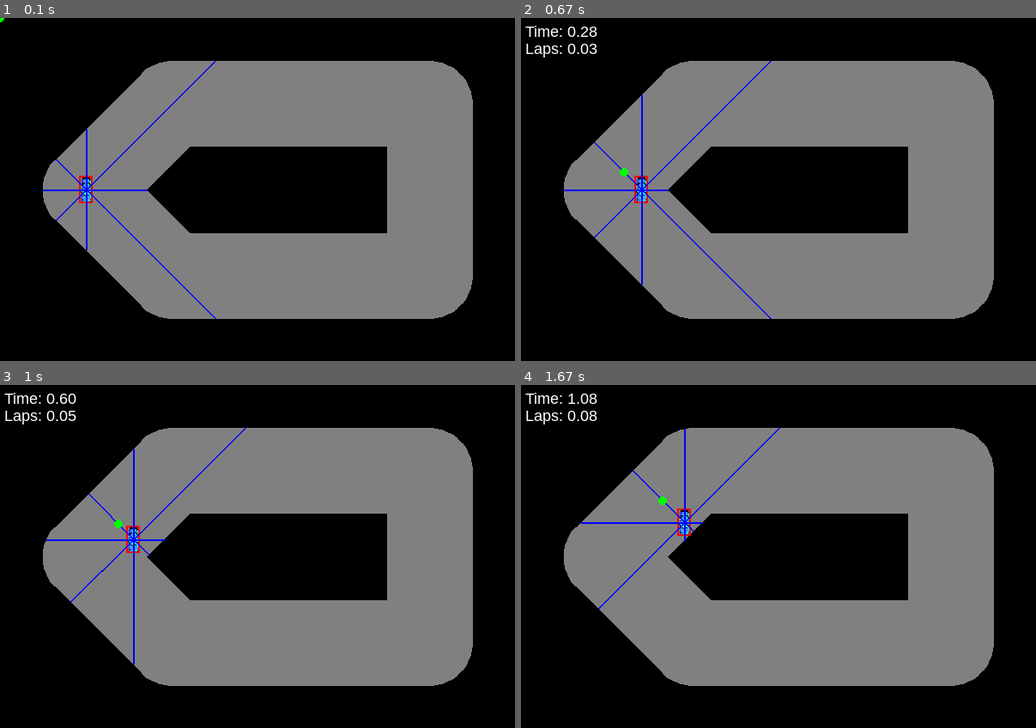
Above: before the commit, frames 1-4 (two rows, left to right).
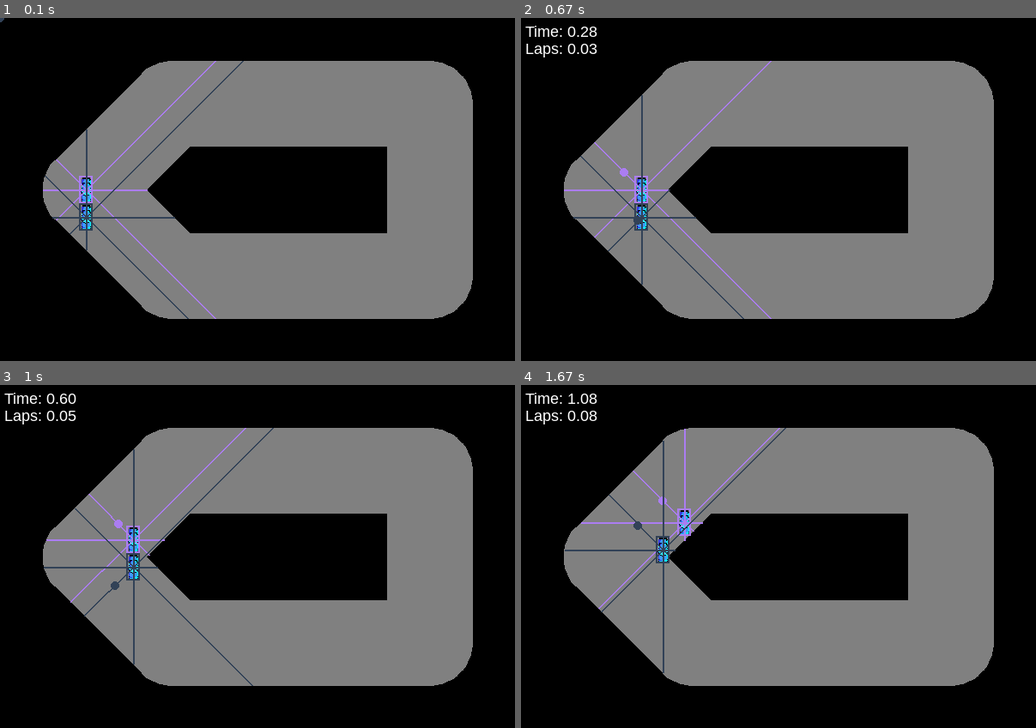
Above: after the commit, the same moments.

Repository: dibble07/ML-projects
Game: pygame game, started from Neural network - car game/Game/main.py
The game is run twice, just before and just after one commit, with the same random seed, the same clock (stepped at 60 frames per second) and the same inputs.
Inputs:
- Up to frame 1 (0.1 s): no input
- Up to frame 2 (0.67 s): hold Right from 0.33 s (still down)
- Up to frame 3 (1 s): release Right at 0.8 s; hold Up from 0.83 s (still down)
- Up to frame 4 (1.67 s): release Up at 1.13 s; hold Right 1.17-1.63 s

The runs differ from the first frame. In frame 1, 1.1% of the frame differs, in the area x 0-48%, y 0-88%; in frame 2, 1.2%; in frame 3, 1.3%, in the area x 8-54%, y 12-88%; in frame 4, 1.2%.

Commit message:
Added multiple cars and random colours for each

Diff:
--- a/Neural network - car game/Game/main.py
+++ b/Neural network - car game/Game/main.py
@@ -2,6 +2,7 @@
 import numpy as np
 import pygame
 pygame.init()
+import random
 from shapely.geometry import Polygon, Point, LinearRing, LineString
 
 def UniqueWrap(list_in):
@@ -14,22 +15,27 @@
 
 def RedrawGameWindow():
 	win.fill((0,0,0))
-	if not(car.first_move):
+	track.draw(win)
+	car_started_list = []
+	for car in car_list:
+		car.draw(win)
+		if car.started:
+			car_started_list.append(car)
+	if len(car_started_list) > 0:
+		car_best = car_list[np.argmin(np.array([car.score() for car in car_started_list]))]
 		font = pygame.font.SysFont('arial', 18)
-		if car.finished:
+		if car_best.finished:
 			time_curr = pygame.time.get_ticks()
-			text = font.render('Time: {0:.2f}'.format(car.time_dur/1000), True, (255, 255, 255))
+			text = font.render('Time: {0:.2f}'.format(car_best.time_dur/1000), True, (255, 255, 255))
 			win.blit(text, (5, 5))
-			text = font.render('Laps: {0:.2f}'.format(car.lap_float), True, (255, 255, 255))
+			text = font.render('Laps: {0:.2f}'.format(car_best.lap_float), True, (255, 255, 255))
 			win.blit(text, (5, 25))
 		else:
 			time_curr = pygame.time.get_ticks()
-			text = font.render('Time: {0:.2f}'.format((time_curr-car.time_start)/1000), True, (255, 255, 255))
+			text = font.render('Time: {0:.2f}'.format((time_curr-car_best.time_start)/1000), True, (255, 255, 255))
 			win.blit(text, (5, 5))
-			text = font.render('Laps: {0:.2f}'.format(car.lap_float), True, (255, 255, 255))
+			text = font.render('Laps: {0:.2f}'.format(car_best.lap_float), True, (255, 255, 255))
 			win.blit(text, (5, 25))
-	track.draw(win)
-	car.draw(win)
 	pygame.display.update()
 
 class course(object):
@@ -61,24 +67,25 @@
 		self.track_prog_prev = 0
 		self.lap = 0
 		self.on_course = True
-		self.first_move = True
+		self.started = False
 		self.finished = False
 		self.sense(course)
 		img = pygame.image.load("car.png")
 		self.img = pygame.transform.scale(img, (self.hitbox.w,self.hitbox.h))
+		self.colour = (random.randint(0,256), random.randint(0,256), random.randint(0,256))
 
 	def draw(self, win):
 		win.blit(self.img, (self.hitbox.x, self.hitbox.y))
-		pygame.draw.rect(win, (255,0,0), self.hitbox, 2)
+		pygame.draw.rect(win, self.colour, self.hitbox, 2)
 		for line in self.sense_lin:
 			if line is not None:
-				pygame.draw.line(win, (0,0,255), line[0], line[1], 2)
-		pygame.draw.circle(win, (0, 255, 0), self.track_loc, 5)
+				pygame.draw.line(win, self.colour, line[0], line[1], 2)
+		pygame.draw.circle(win, self.colour, self.track_loc, 5)
 
 	def move(self, x_unit, y_unit, course):
 		# save start time
-		if self.first_move:
-			self.first_move = False
+		if not(self.started):
+			self.started = True
 			self.time_start = pygame.time.get_ticks()
 		# save old track progress
 		self.track_prog_prev = self.track_prog
@@ -118,11 +125,10 @@
 
 	def sense(self, course):
 		x,y = self.hitbox.center
-		dist = sum(win_sz)
 		dist_min = []
 		line_min = []
 		for angle in sense_angle:
-			line_dir = LineString([(x, y), (x+dist*sin(angle), y+dist*cos(angle))])
+			line_dir = LineString([(x, y), (x+win_diag*sin(angle), y+win_diag*cos(angle))])
 			dist_angle_min = None
 			line_angle_min = None
 			track_lin_list = [course.outer_lin, course.inner_lin]
@@ -143,6 +149,7 @@
 
 # initialise game
 win_sz = (600,400)
+win_diag = (win_sz[0]**2 + win_sz[1]**2)**0.5
 win = pygame.display.set_mode(win_sz)
 clock = pygame.time.Clock()
 
@@ -153,7 +160,7 @@
 # initialise components
 track_init = [(100, 200), (200, 100), (500,100), (500, 300), (200, 300)]
 track = course(track_init, 50)
-car = player(100-16/2, 200-32/2, 16, 32, track)
+car_list = [player(100-16/2, 200-32/2, 16, 32, track), player(100-16/2, 200+32/2, 16, 32, track)]
 
 # game loop
 run = True
@@ -174,8 +181,9 @@
 		y_move = -1
 	elif keys[pygame.K_DOWN]:
 		y_move = 1
-	if any([i != 0 for i in [x_move, y_move]]) and not(car.finished):
-		car.move(x_move, y_move, track)
+	for car in car_list:
+		if any([i != 0 for i in [x_move, y_move]]) and not(car.finished):
+			car.move(x_move, y_move, track)
 
 	# quit game if desired
 	for event in pygame.event.get():
